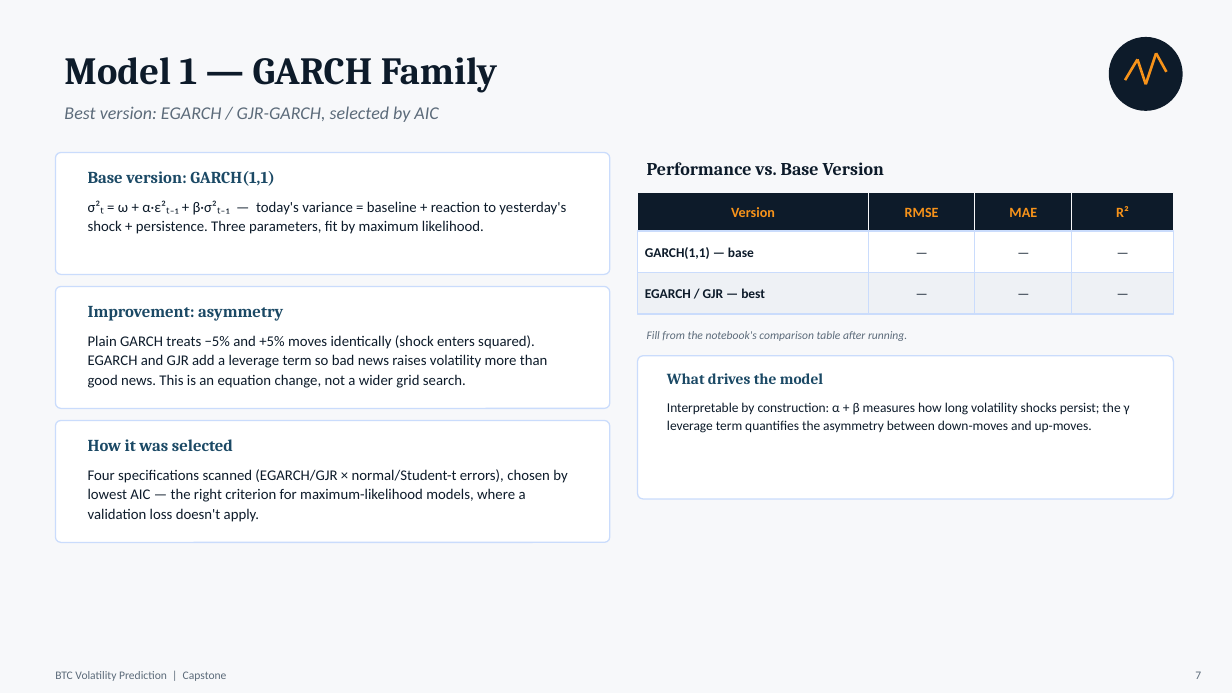
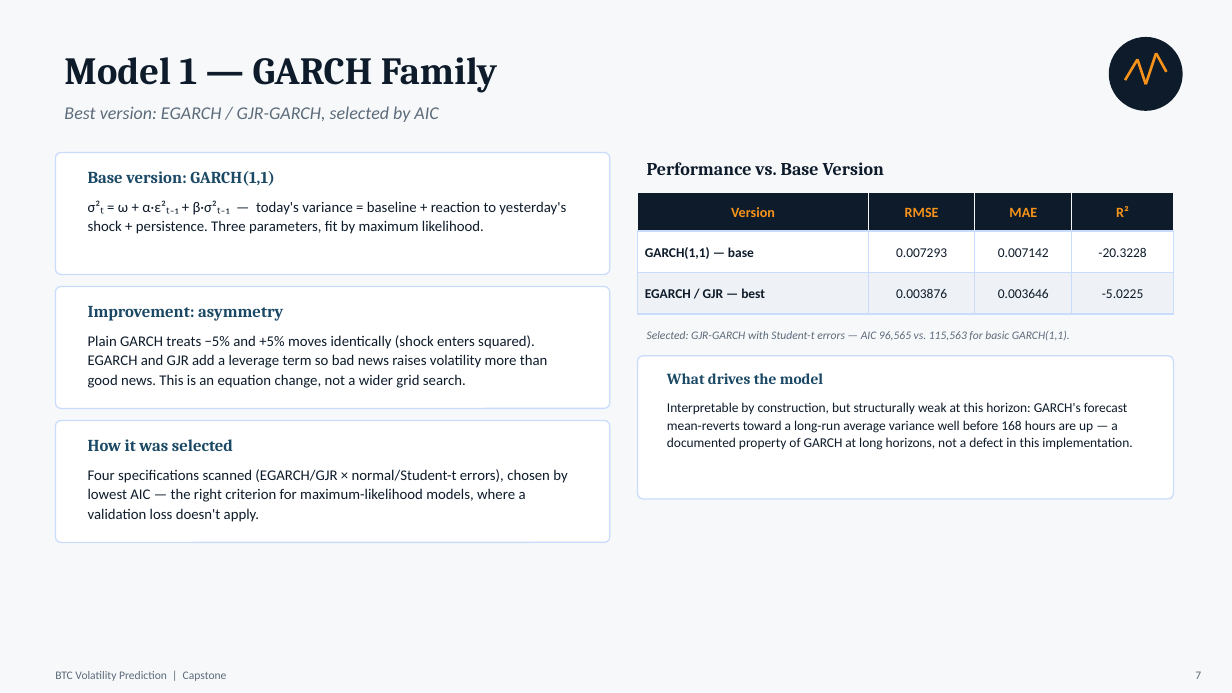
Before and after one commit to mhejairi10/bitcoin-volatility-prediction, a slide deck: slide 7 of presentation/capstone-btc-volatility.pptx. Drawn at 1232x693 pixels with LibreOffice and Linux fonts; fonts in the diff are those of the drawing. Boxes give left, top, right and bottom in pixels: in the first picture for what was removed or moved away, otherwise in the second. Text is boxed around its words. In the diff, an @@ line names an element or a change of style, - is before the commit and + after.

```diff
--- a/presentation/capstone-btc-volatility.pptx
+++ b/presentation/capstone-btc-volatility.pptx
@@ text at (896, 248, 947, 257): text changed @@
-—
+0.007293
@@ text at (998, 248, 1049, 257): text changed @@
-—
+0.007142
@@ text at (1098, 248, 1146, 257): text changed @@
-—
+-20.3228
@@ text at (896, 289, 947, 298): text changed @@
-—
+0.003876
@@ text at (998, 289, 1049, 298): text changed @@
-—
+0.003646
@@ text at (1102, 289, 1143, 298): text changed @@
-—
+-5.0225
@@ text at (647, 331, 1070, 340): text changed @@
-Fill from the notebook's comparison table after running.
+Selected: GJR-GARCH with Student-t errors — AIC 96,565 vs. 115,563 for basic GARCH(1,1).
@@ text at (667, 402, 1132, 450): text changed @@
-Interpretable by construction: α + β measures how long volatility shocks persist; the γ leverage term quantifies the asymmetry between down-moves and up-moves.
+Interpretable by construction, but structurally weak at this horizon: GARCH's forecast mean-reverts toward a long-run average variance well before 168 hours are up — a documented property of GARCH at long horizons, not a defect in this implementation.
```
Also in this commit, not shown: 10 other slides changed, 1 slide added, 7 other files.
